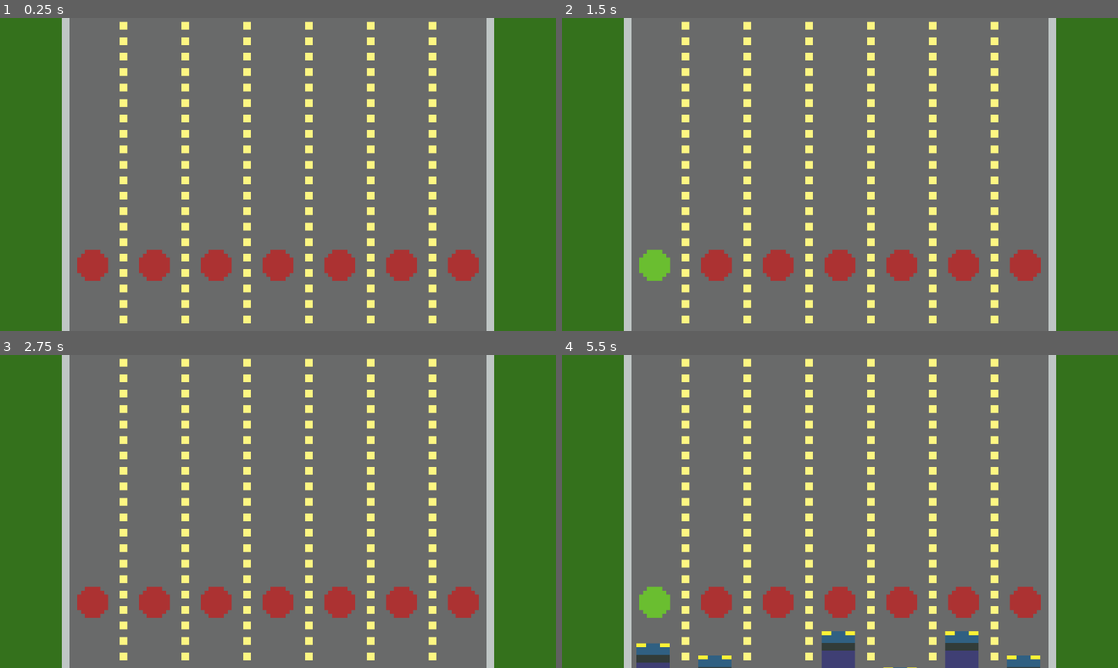
Above: before the commit, frames 1-4 (two rows, left to right).
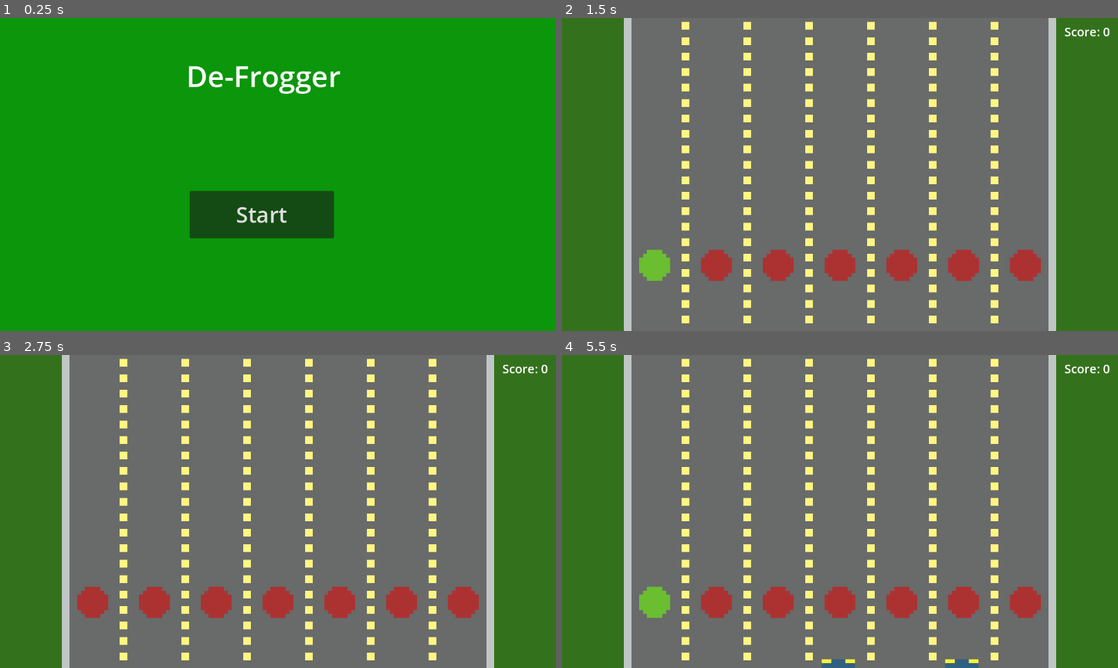
Above: after the commit, the same moments.

Repository: ProphecyOak/GMTKjam23
Game: Godot game, scene res://Scenes/menu.tscn
Two runs of this game, one before a commit and one after it. Both use one fixed random seed, a clock stepped at 60 frames per second and the inputs below. Before the commit the project starts from res://Scenes/Main.tscn.
Inputs (mouse positions are in pixels of both pictures, inside the frame that each line leads up to):
- Up to frame 1 (0.25 s): no input
- Up to frame 2 (1.5 s): click (823, 215) at 0.5 s, where only the run after the commit has a clickable "Start"; click (656, 265) at 1.27 s
- Up to frame 3 (2.75 s): click (94, 602) at 2.02 s
- Up to frame 4 (5.5 s): click (656, 602) at 2.77 s; tap Enter at 3.5 s; tap Space at 4.25 s

The runs differ from the first frame. In frame 1, 100% of the frame differs, in the area x 0-100%, y 0-100%; in frame 2, 0.1%; in frame 3, 0.1%; in frame 4, 2.5%.

Commit message:
Added menu and score labels
- also rebalanced frogs to make a bit dumber

Diff:
--- /dev/null
+++ b/GodotStuff/Assets/new_theme.tres
@@ -0,0 +1,4 @@
+[gd_resource type="Theme" format=3 uid="uid://cosbc6ajl4lq3"]
+
+[resource]
+default_font_size = 60
--- a/GodotStuff/Characters/frog.tscn
+++ b/GodotStuff/Characters/frog.tscn
@@ -43,7 +43,6 @@
 shape = SubResource("RectangleShape2D_v6ejo")
 
 [node name="Timer" type="Timer" parent="."]
-wait_time = 0.5
 autostart = true
 
 [connection signal="timeout" from="Timer" to="." method="move"]
--- a/GodotStuff/Scenes/Main.tscn
+++ b/GodotStuff/Scenes/Main.tscn
@@ -1,10 +1,11 @@
-[gd_scene load_steps=10 format=3 uid="uid://cbw11yr6j1uig"]
+[gd_scene load_steps=12 format=3 uid="uid://cbw11yr6j1uig"]
 
 [ext_resource type="Texture2D" uid="uid://b766jk00jmixu" path="res://Assets/RoadTiles.png" id="1_80bi7"]
 [ext_resource type="Texture2D" uid="uid://lnvnopchqtyh" path="res://Assets/post.png" id="2_n5c7v"]
 [ext_resource type="Texture2D" uid="uid://b8edxgi76f1mg" path="res://Assets/lights.png" id="3_w2ues"]
 [ext_resource type="PackedScene" uid="uid://csga5g8s3y30u" path="res://Components/lane.tscn" id="4_hrn28"]
 [ext_resource type="Script" path="res://Scripts/FrogSpawner.gd" id="5_ficbm"]
+[ext_resource type="Script" path="res://Scenes/Score.gd" id="6_v4bf8"]
 
 [sub_resource type="TileSetAtlasSource" id="TileSetAtlasSource_watb3"]
 texture = ExtResource("1_80bi7")
@@ -31,6 +32,9 @@
 sources/0 = SubResource("TileSetAtlasSource_watb3")
 sources/1 = SubResource("TileSetAtlasSource_ttavn")
 sources/2 = SubResource("TileSetAtlasSource_q80p2")
+
+[sub_resource type="Theme" id="Theme_6pca0"]
+default_font_size = 25
 
 [node name="Node2D" type="Node2D"]
 
@@ -70,3 +74,12 @@
 
 [node name="Lane7" parent="." instance=ExtResource("4_hrn28")]
 position = Vector2(960, 768)
+
+[node name="Score" type="Label" parent="."]
+offset_left = 1041.0
+offset_top = 11.0
+offset_right = 1181.0
+offset_bottom = 89.0
+theme = SubResource("Theme_6pca0")
+text = "Score: 0"
+script = ExtResource("6_v4bf8")
--- /dev/null
+++ b/GodotStuff/Scenes/Score.gd
@@ -0,0 +1,11 @@
+extends Label
+
+
+# Called when the node enters the scene tree for the first time.
+func _ready():
+	set_text("Score: 0")
+
+
+# Called every frame. 'delta' is the elapsed time since the previous frame.
+func _process(delta):
+	set_text("Score: " + str(Global.score))
--- /dev/null
+++ b/GodotStuff/Scenes/menu.tscn
@@ -0,0 +1,36 @@
+[gd_scene load_steps=4 format=3 uid="uid://cln4i18ovqokn"]
+
+[ext_resource type="Script" path="res://menu.gd" id="1_k4k1x"]
+[ext_resource type="Theme" uid="uid://cosbc6ajl4lq3" path="res://Assets/new_theme.tres" id="2_a1ds8"]
+
+[sub_resource type="Theme" id="Theme_c6l05"]
+default_font_size = 45
+
+[node name="menu" type="Node2D"]
+script = ExtResource("1_k4k1x")
+
+[node name="ColorRect" type="ColorRect" parent="."]
+offset_left = -140.0
+offset_top = -48.0
+offset_right = 1268.0
+offset_bottom = 740.0
+color = Color(0.0431373, 0.588235, 0.0431373, 1)
+
+[node name="Label" type="Label" parent="."]
+offset_left = 386.0
+offset_top = 78.0
+offset_right = 748.0
+offset_bottom = 303.0
+theme = ExtResource("2_a1ds8")
+text = "De-Frogger"
+
+[node name="Button" type="Button" parent="."]
+offset_left = 393.0
+offset_top = 358.0
+offset_right = 692.0
+offset_bottom = 456.0
+theme = SubResource("Theme_c6l05")
+keep_pressed_outside = true
+text = "Start"
+
+[connection signal="pressed" from="Button" to="." method="_on_button_pressed"]
--- a/GodotStuff/Scripts/frog.gd
+++ b/GodotStuff/Scripts/frog.gd
@@ -5,6 +5,7 @@
 var decaying = false
 var column = 0
 const moveSpeed = 64
+
 
 func move():
 	if alive:
@@ -34,10 +35,11 @@
 
 func splat():
 	alive = false
-	$OncomingCarCheck.visible = false
-	$NextLaneCarCheck.visible = false
-	$SplatArea.visible = false
+	$OncomingCarCheck/CollisionShape2D.disabled = true
+	$NextLaneCarCheck/CollisionShape2D.disabled = true
+	$SplatArea/CollisionShape2D.disabled = true
 	await get_tree().create_timer(.8).timeout
+	Global.score += .5
 	$Timer.stop()
 	$Timer.wait_time = 10
 	$Timer.start()
--- /dev/null
+++ b/GodotStuff/Scripts/global.gd
@@ -0,0 +1,3 @@
+extends Node
+
+var score = 0;
--- /dev/null
+++ b/GodotStuff/Scripts/node.tscn
@@ -0,0 +1,6 @@
+[gd_scene load_steps=2 format=3 uid="uid://dsnahvmr0h1el"]
+
+[ext_resource type="Script" path="res://Scripts/global.gd" id="1_rrxla"]
+
+[node name="Node" type="Node"]
+script = ExtResource("1_rrxla")
--- /dev/null
+++ b/GodotStuff/menu.gd
@@ -0,0 +1,15 @@
+extends Node2D
+
+
+# Called when the node enters the scene tree for the first time.
+func _ready():
+	pass # Replace with function body.
+
+
+# Called every frame. 'delta' is the elapsed time since the previous frame.
+func _process(delta):
+	pass
+
+
+func _on_button_pressed():
+	get_tree().change_scene_to_file("res://Scenes/Main.tscn")
--- a/GodotStuff/project.godot
+++ b/GodotStuff/project.godot
@@ -11,9 +11,13 @@
 [application]
 
 config/name="GMTK '23"
-run/main_scene="res://Scenes/Main.tscn"
+run/main_scene="res://Scenes/menu.tscn"
 config/features=PackedStringArray("4.1", "GL Compatibility")
 config/icon="res://Assets/Frog.png"
+
+[autoload]
+
+Global="*res://Scripts/global.gd"
 
 [display]
 
